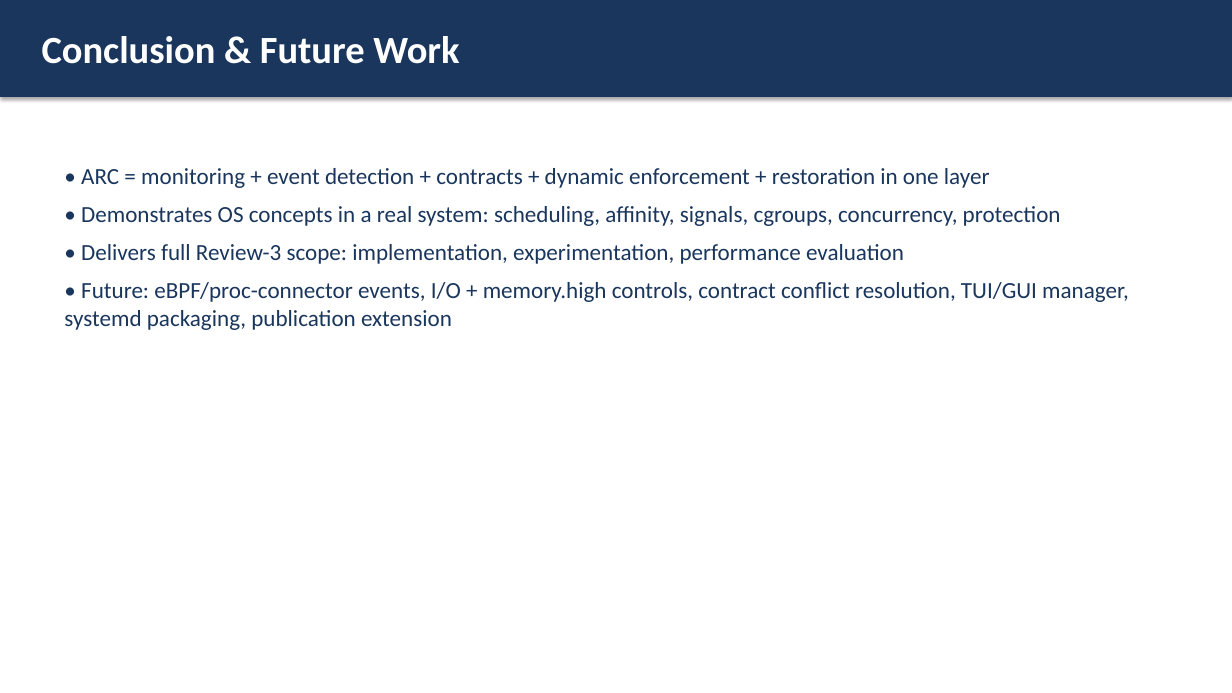
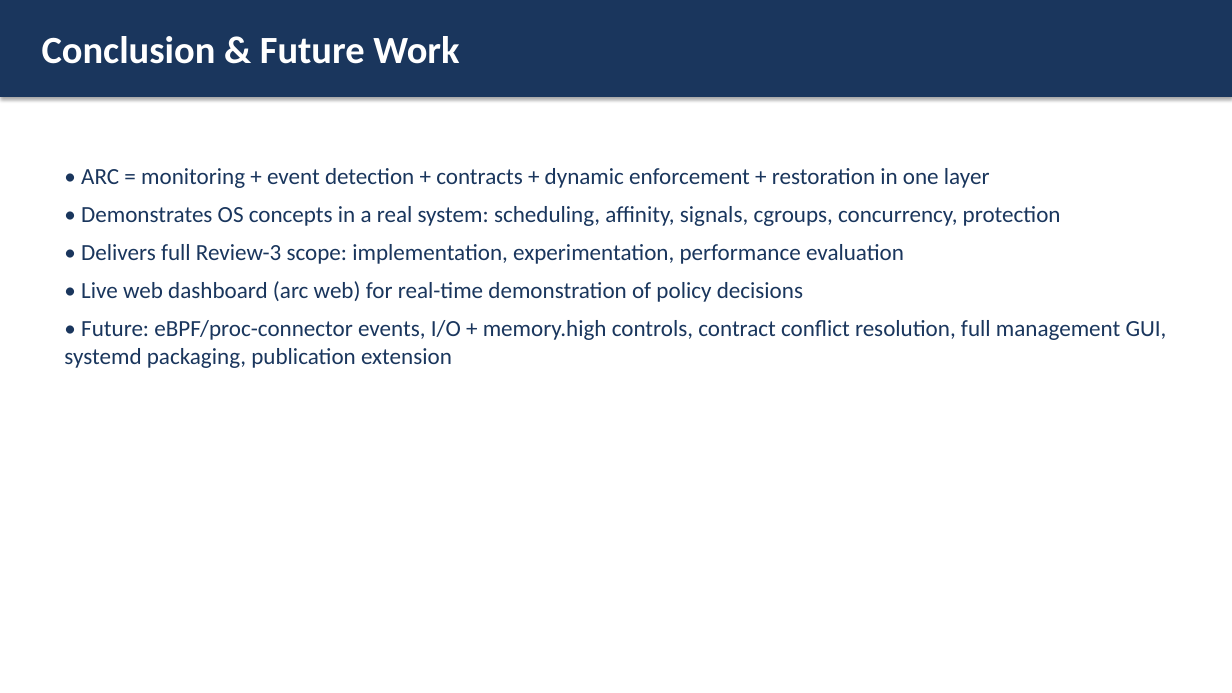
Before and after one commit to gagankishoreint-glitch/Arc2.0, a slide deck: slide 16 of docs/ARC_Final_Presentation.pptx (slide 15 before the commit). Drawn at 1232x693 pixels with LibreOffice and Linux fonts; fonts in the diff are those of the drawing. Boxes give left, top, right and bottom in pixels: in the first picture for what was removed or moved away, otherwise in the second. Text is boxed around its words. In the diff, an @@ line names an element or a change of style, - is before the commit and + after.

Commit message:
macOS fixes + live web dashboard
- Fix battery sampling on psutil 7.x (sentinel secsleft) - exposed on real
  laptops with batteries; regression tests cover all psutil battery shapes
- New: arc web - zero-dependency live dashboard (gauges, contract states,
  managed processes before/after, streaming event feed) for demos
- demo/generate_load.sh - CPU load generator to trigger contracts live
- 4 battery regression tests (27 total passing)
- README: PEP 668 venv quickstart for macOS/Homebrew
- PPT: 'Results at a Glance' KPI slide + dashboard demo flow

```diff
--- a/docs/ARC_Final_Presentation.pptx
+++ b/docs/ARC_Final_Presentation.pptx
@@ text at (64,281,1167,368): text changed @@
-• Future: eBPF/proc-connector events, I/O + memory.high controls, contract conflict resolution, TUI/GUI manager, systemd packaging, publication extension
+• Live web dashboard (arc web) for real-time demonstration of policy decisions
+• Future: eBPF/proc-connector events, I/O + memory.high controls, contract conflict resolution, full management GUI, systemd packaging, publication extension
```
Also in this commit, not shown: 1 other slide changed, 1 slide added, 12 other files.
